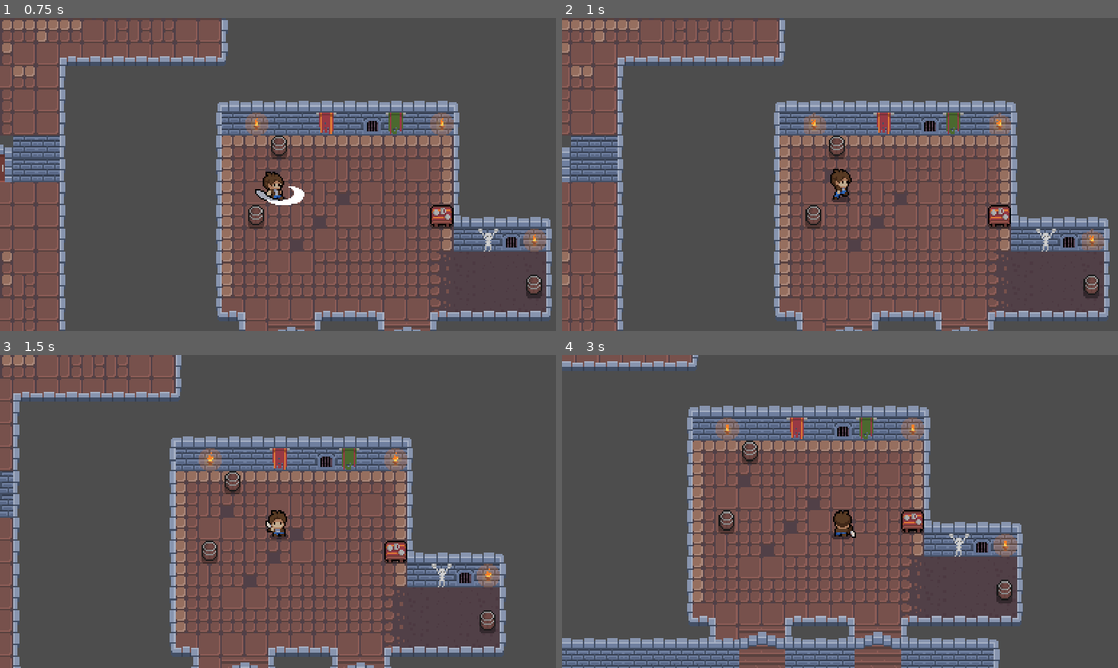
Above: before the commit, frames 1-4 (two rows, left to right).
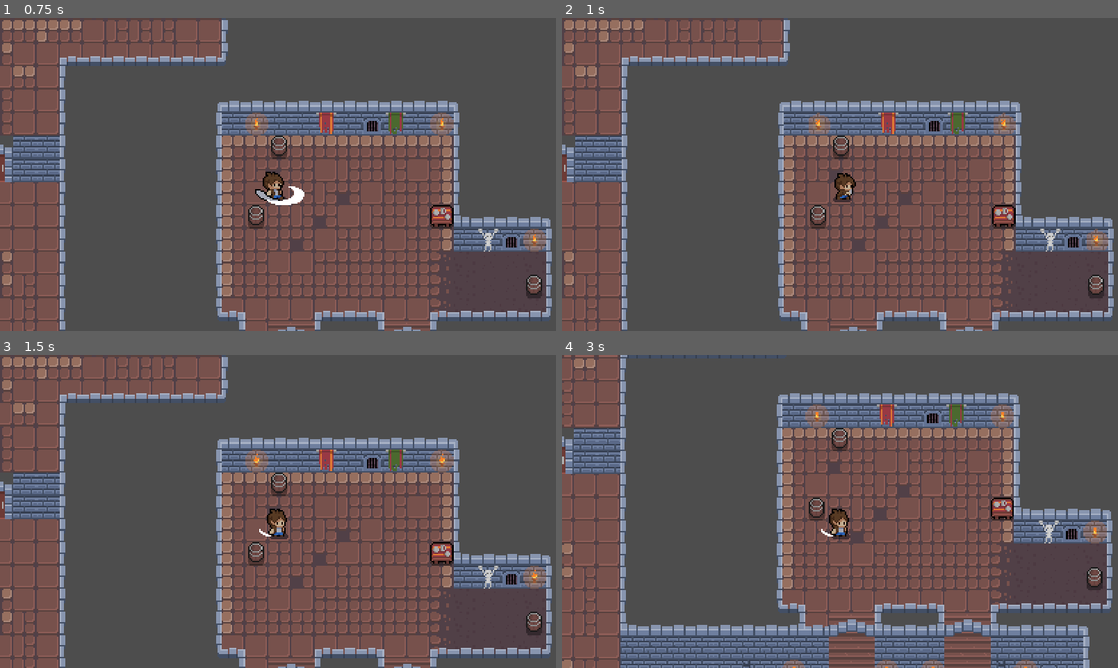
Above: after the commit, the same moments.

Repository: AlayandeWork/Rate.My.Hero
Game: Godot game, scene res://Nodes/Main/Main.tscn
Same seed, same stepped clock (60 frames per second), same inputs: the game is played once before the commit and once after it.
Inputs:
- Up to frame 1 (0.75 s): hold Right (Right) from 0.53 s (still down); hold Space (Attack) from 0.53 s (still down)
- Up to frame 2 (1 s): keep holding Right (Right); keep holding Space (Attack)
- Up to frame 3 (1.5 s): release Right (Right) at 1.28 s; release Space (Attack) at 1.28 s; hold Down (Down) from 1.28 s (still down); tap Space (Attack) at 1.35 s
- Up to frame 4 (3 s): release Down (Down) at 2.03 s; hold Right (Right) 2.03-2.78 s; hold Space (Attack) 2.03-2.78 s; hold Up (Up) from 2.78 s (still down); tap Space (Attack) at 2.85 s

Frame 1 is identical in both runs. In frame 2, 18% of the frame differs, in the area x 0-100%, y 0-100%; in frame 3, 32%; in frame 4, 50%, in the area x 0-99%, y 0-100%.

Commit message:
Quick Update
Adding the Attack State to My Player Character

Diff:
--- a/Nodes/Hero/Hero.gd
+++ b/Nodes/Hero/Hero.gd
@@ -44,7 +44,7 @@
 	move_and_slide()
 	velocity = velocity
 
-	if Input.is_action_just_pressed("Attack"):
+	if Input.is_action_pressed("Attack"):
 		state = ATTACK
 
 
